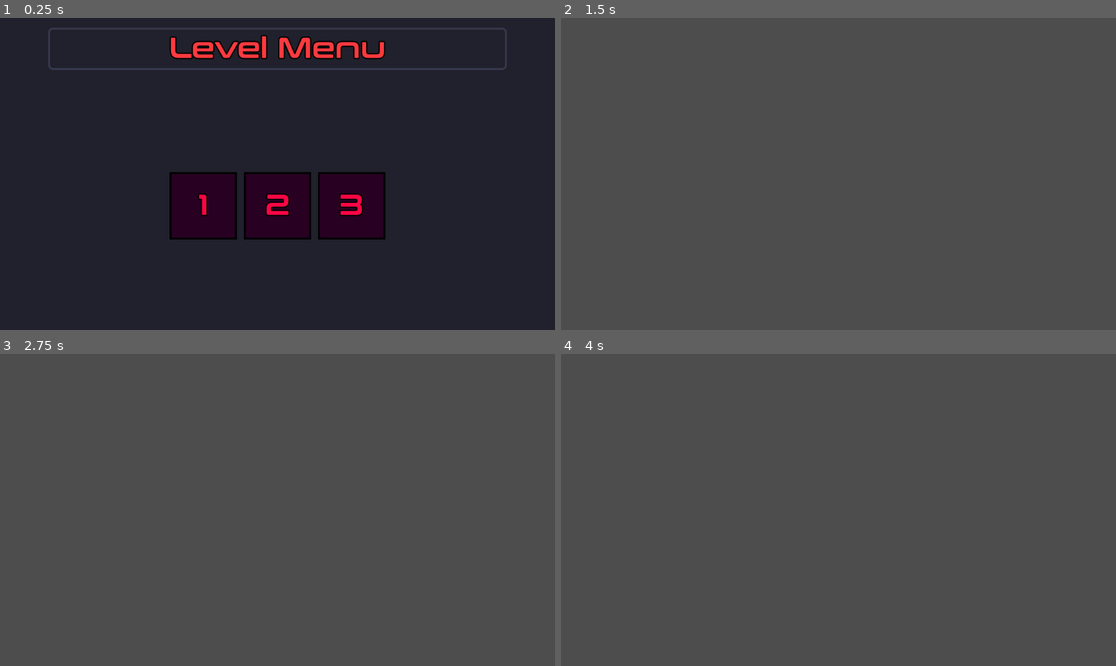
Above: before the commit, frames 1-4 (two rows, left to right).
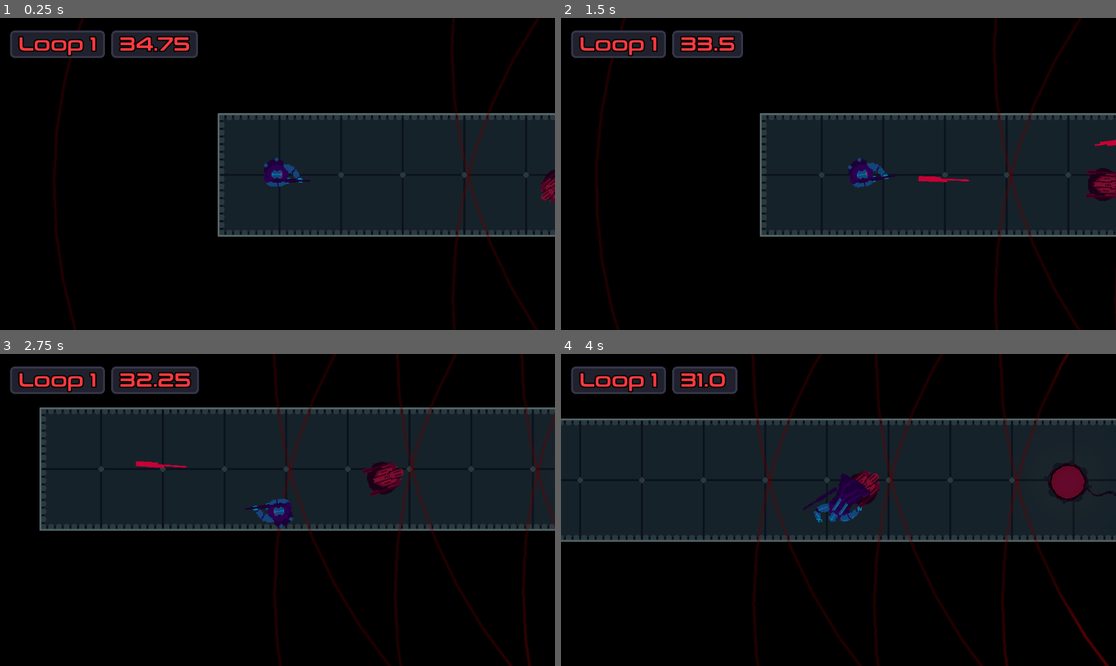
Above: after the commit, the same moments.

Repository: AthertonRoamer/GMTK25
Game: Godot game, scene res://framework/main/main.tscn
The game is run twice, just before and just after one commit, with the same random seed, the same clock (stepped at 60 frames per second) and the same inputs. The engine's default icon, where the game draws it, is replaced by a stand-in: a white triangle on a blue panel in a dark square.
Inputs (mouse positions are in pixels of both pictures, inside the frame that each line leads up to):
- Up to frame 1 (0.25 s): no input
- Up to frame 2 (1.5 s): click (766, 205) at 0.5 s, where only the run before the commit has a clickable "1"; move the mouse to (960, 158) at 1.27 s; press the mouse at (960, 158) at 1.28 s; hold D (walk_right) from 1.28 s (still down)
- Up to frame 3 (2.75 s): move the mouse to (166, 525) at 2.02 s; release D (walk_right) at 2.03 s; release the mouse at (166, 525) at 2.03 s; hold S (walk_down) from 2.03 s (still down); tap Space (resume_game) at 2.1 s
- Up to frame 4 (4 s): move the mouse to (894, 441) at 2.77 s; release S (walk_down) at 2.78 s; hold D (walk_right) from 2.78 s (still down); tap W (significant_input) at 2.85 s; move the mouse to (810, 572) at 3.52 s; click (810, 572) at 3.6 s

The runs differ from the first frame. In frame 1, 81% of the frame differs, in the area x 0-100%, y 0-100%; in frame 2, 99%; in frame 3, 99%; in frame 4, 99%.
Error before the commit: Parse Error: Could not resolve class "CustomLevel". (res://levels/final_levels/level_1.gd:1)

Commit message:
finally the button and gate work the way I intended

Diff:
--- a/gmtk25/dummies/player_dummy.tscn
+++ b/gmtk25/dummies/player_dummy.tscn
@@ -43,7 +43,7 @@
 &"death": SubResource("Animation_3r2or")
 }
 
-[node name="player_dummy" type="StaticBody2D"]
+[node name="player_dummy" type="StaticBody2D" groups=["player"]]
 collision_layer = 2
 script = ExtResource("1_3r2or")
 
--- a/gmtk25/framework/game/game.tscn
+++ b/gmtk25/framework/game/game.tscn
@@ -1,12 +1,9 @@
-
-[gd_scene load_steps=11 format=3 uid="uid://baaluob8u3ca0"]
-
+[gd_scene load_steps=12 format=3 uid="uid://baaluob8u3ca0"]
 
 [ext_resource type="Script" uid="uid://28c51q8pnt3d" path="res://framework/game/game.gd" id="1_hica5"]
 [ext_resource type="PackedScene" uid="uid://cw01qeyxavh32" path="res://framework/game/level_system/level_menu/level_menu.tscn" id="2_2ckys"]
 [ext_resource type="Script" uid="uid://d3p0l0b5841ro" path="res://framework/game/game_level_manager.gd" id="2_erbt7"]
 [ext_resource type="Script" uid="uid://tidjdpqv0mrg" path="res://framework/game/level_system/level/level_data.gd" id="3_edldn"]
-
 [ext_resource type="Theme" uid="uid://ctdduf6tq2qx6" path="res://assets/BOETHIUS_THEME.tres" id="3_flr8x"]
 [ext_resource type="PackedScene" uid="uid://bo7ahqq7i826s" path="res://levels/final_levels/level_1.tscn" id="5_1qalo"]
 [ext_resource type="PackedScene" uid="uid://bhevx710242st" path="res://levels/final_levels/level_3.tscn" id="5_10ul7"]
@@ -27,10 +24,6 @@
 metadata/_custom_type_script = "uid://tidjdpqv0mrg"
 
 [sub_resource type="Resource" id="Resource_y8b25"]
-
-
-
-
 script = ExtResource("3_edldn")
 level_scene = ExtResource("5_1qalo")
 included_in_menu = true
@@ -39,7 +32,6 @@
 
 [node name="Game" type="Node"]
 script = ExtResource("1_hica5")
-level_menu_enabled = true
 
 [node name="LevelMenu" parent="." instance=ExtResource("2_2ckys")]
 theme = ExtResource("3_flr8x")
@@ -47,5 +39,4 @@
 [node name="LevelManager" type="Node" parent="."]
 script = ExtResource("2_erbt7")
 open_level_on_load = false
-
 level_list = Array[ExtResource("3_edldn")]([SubResource("Resource_flr8x"), SubResource("Resource_1qalo"), SubResource("Resource_y8b25")])
--- a/gmtk25/levels/custom_level.gd
+++ b/gmtk25/levels/custom_level.gd
@@ -10,7 +10,7 @@
 
 
 @export_group("Map")
-@export var map_scene : PackedScene = preload("res://levels/maps/test/test_map_1.tscn")
+@export var map_scene : PackedScene = preload("res://levels/final_levels/final_maps/map_1.tscn")
 
 @export_group("Other")
 @export var player_scene : PackedScene = preload("res://player/player.tscn")
--- a/gmtk25/levels/final_levels/final_maps/map_3.tscn
+++ b/gmtk25/levels/final_levels/final_maps/map_3.tscn
@@ -23,36 +23,30 @@
 environment = SubResource("Environment_tb4ed")
 
 [node name="ColorRect" type="ColorRect" parent="map"]
-
 offset_left = -6459.0
 offset_top = -5383.0
 offset_right = 7135.0
 offset_bottom = 4991.0
-
 color = Color(0, 0, 0, 1)
 
 [node name="TileMapLayer" parent="map" instance=ExtResource("2_siayu")]
 tile_map_data = PackedByteArray("AAARAAYAAAABAAAAAAARAAUAAAAAAAAAAAAQAAUAAAAAAAAAAAAPAAUAAAAAAAAAAAAOAAUAAAACAAAAAAAOAA …(912 unchanged characters)…
 
 [node name="SpawnPoint" type="Node2D" parent="map"]
-
-position = Vector2(333, 254)
+position = Vector2(318, 255)
 
 [node name="VictoryArea" parent="map" instance=ExtResource("3_30il3")]
-position = Vector2(1491, 261)
+position = Vector2(1479, 259)
 rotation = 1.5708
 scale = Vector2(1.5, 1.5)
-
 
 [node name="buttons" type="Node2D" parent="."]
 position = Vector2(-287, -1441)
 rotation = 1.51343
 
 [node name="button" parent="buttons" instance=ExtResource("3_mu6ma")]
-position = Vector2(1761.9, -1011.65)
+position = Vector2(1760.02, -1013.76)
 rotation = 0.253073
-activation_mode = "Toggle"
-target_scene = NodePath("../../gates/gate1")
 target_paths = Array[NodePath]([NodePath("../../lasers/Turret2"), NodePath("../../lasers/Turret3"), NodePath("../../las …(182 unchanged characters)…
 
 [node name="wires" type="Node2D" parent="."]
@@ -249,6 +243,7 @@
 position = Vector2(1417, 1278)
 rotation = 1.5708
 scale = Vector2(1.5, 1.5)
+closed_by_default = false
 
 [node name="lights" type="Node2D" parent="."]
 position = Vector2(-174, -921)
@@ -262,7 +257,6 @@
 [node name="light3" parent="lights" instance=ExtResource("6_my3lp")]
 position = Vector2(1511, 1359)
 
-
 [node name="light4" parent="lights" instance=ExtResource("6_my3lp")]
 position = Vector2(1511, 992)
 
@@ -289,7 +283,6 @@
 [node name="Turret8" parent="lasers" instance=ExtResource("11_siayu")]
 position = Vector2(1152, 129)
 
-
 [node name="WorldEnvironment" type="WorldEnvironment" parent="."]
 environment = SubResource("Environment_tb4ed")
 
--- a/gmtk25/levels/final_levels/level_3.tscn
+++ b/gmtk25/levels/final_levels/level_3.tscn
@@ -1,13 +1,9 @@
-
 [gd_scene load_steps=3 format=3 uid="uid://bhevx710242st"]
-
 
 [ext_resource type="Script" uid="uid://d4d7ias1c0sxg" path="res://levels/final_levels/level_1.gd" id="1_4ovou"]
 [ext_resource type="PackedScene" uid="uid://dnjbypsjvq13u" path="res://levels/final_levels/final_maps/map_3.tscn" id="2_4ovou"]
 
 [node name="TestLevel1" type="Node2D"]
 script = ExtResource("1_4ovou")
-
 loop_time = 35.0
-
 map_scene = ExtResource("2_4ovou")
--- a/gmtk25/levels/maps/test/test_map_1.tscn
+++ b/gmtk25/levels/maps/test/test_map_1.tscn
@@ -199,16 +199,6 @@
 
 [node name="lasers" type="Node2D" parent="."]
 
-
-[node name="LaserEmitter" parent="lasers" instance=ExtResource("6_d0ccg")]
-position = Vector2(22, 233)
-rotation = -0.0290194
-
-[node name="LaserEmitter2" parent="lasers" instance=ExtResource("6_d0ccg")]
-position = Vector2(8, 424)
-rotation = -0.0290194
-
-
 [node name="WorldEnvironment" type="WorldEnvironment" parent="."]
 environment = SubResource("Environment_g0t7c")
 
--- a/gmtk25/loop_system/saved_player_handler.gd
+++ b/gmtk25/loop_system/saved_player_handler.gd
@@ -36,11 +36,14 @@
 	if is_instance_valid(Main.level.loop_manager.current_player):
 		data.once_current_player_input_record = Main.level.loop_manager.current_player.input_record
 	elif Main.level.loop_manager.has_input_record_from_loop(data.loop_when_saved):
-		data.once_current_player_input_record = Main.level.loop_system.get_input_record_from_loop(data.loop_when_saved)
+		data.once_current_player_input_record = Main.level.loop_manager.get_input_record_from_loop(data.loop_when_saved)
 	else:
 		push_warning("Saved player handler unable to aquire once current player input_record")
 	data.once_current_player_input_record.incomplete = true
-	data.once_current_player = Main.level.loop_manager.current_player
+	if not is_instance_valid(Main.level.loop_manager.current_player) or Main.level.loop_manager.current_player.death_accomplished:
+		push_warning("Current player already dead at saving past player")
+	else:
+		data.once_current_player = Main.level.loop_manager.current_player
 	data.frame_when_saved = input_record.death_frame + 1
 	input_record.death_frame = -1
 	data.loop_being_completed = input_record.loop_index
@@ -75,7 +78,6 @@
 	start_saved_player_run(resolved_saved_player_run_data)
 	get_tree().paused = false
 	resolved_saved_player_run_data = null
-	get_top_stack_data().saved_player.velocity = Vector2.ZERO
 
 
 func start_saved_player_run(data : SavedPlayerRunData) -> void:
@@ -85,8 +87,8 @@
 		data.once_current_player.prepare_to_run_as_once_current_player()
 	else:
 		push_warning("before saved player run once current player is already deleted")
-		abort_save()
-		return
+		#abort_save()
+		#return
 	if is_instance_valid(data.saved_player):
 		data.saved_player.prepare_to_run_as_saved_player()
 	else:
@@ -119,9 +121,7 @@
 		get_top_stack_data().new_saved_player_input_record = data.saved_player.input_record
 	#if its from loop 1, it needs to be at postion 0
 	var input_data_index : int = get_top_stack_data().new_saved_player_input_record.loop_index - 1
-	print("Before remove: ", Main.level.loop_manager.player_input_records)
 	Main.level.loop_manager.player_input_records.remove_at(input_data_index)
-	print("After remove: ", Main.level.loop_manager.player_input_records)
 	Main.level.loop_manager.player_input_records.insert(input_data_index, saved_player_run_data_stack.back().new_saved_player_input_record)
 	#restore saved player as non current past self maye unnecessary
 	#restore once current as current maybe unneseccary
--- a/gmtk25/placeables/button.gd
+++ b/gmtk25/placeables/button.gd
@@ -6,48 +6,68 @@
 @export var target_paths : Array[NodePath]
 
 @onready var animation_player: AnimationPlayer = $AnimationPlayer
-var _is_active: bool = false
+var active: bool = false
 
 var player_on_button = false
 
 func _on_body_entered(body: Node):
-	print("entered")
 	if not body.is_in_group("player"): return
-	if activation_mode == "Toggle":
-		_is_active = !_is_active
-		activate()
-	elif activation_mode == "Hold":
-		_is_active = true
-		activate()
-	player_on_button = true
+	if get_overlapping_players().size() == 1:
+		if activation_mode == "Toggle":
+			active = !active
+			activate()
+		elif activation_mode == "Hold":
+			active = true
+			activate()
+
 
 func _on_body_exited(body: Node):
 	if not body.is_in_group("player"): return
-	player_on_button = false
-	var bodies = get_overlapping_bodies()
-	for b in bodies:
-		if b.is_in_group("player"):
-			player_on_button = true
-			return
+	if not has_overlapping_players() and activation_mode == "Hold":
+		active = false
+		activate()
+		animation_player.play("RESET")
+
+
+
+func _physics_process(_delta: float) -> void:
 	if activation_mode == "Hold":
-		_is_active = false
-		activate()
-	animation_player.play("RESET")
+		if not has_overlapping_players() and active:
+			active = false
+			activate()
+
+
+func get_overlapping_players() -> Array:
+	return get_overlapping_bodies().filter(func(body): return body.is_in_group("player"))
+
+
+func has_overlapping_players() -> bool:
+	return not get_overlapping_players().is_empty()
+
 
 func activate():
-	if !player_on_button:
-		animation_player.play("glow")
+	#print("button activating: ", active)
+	if activation_mode == "HOLD":
+		if has_overlapping_players():
+			animation_player.play("glow")
+		else:
+			animation_player.play("RESET")
+	else: #toggle
+		if active:
+			animation_player.play("glow")
+		else:
+			animation_player.play("RESET")
 
-		var target = get_node_or_null(target_scene)
-		if target and target.has_method("activate"):
-			target.activate(_is_active)
+	var target = get_node_or_null(target_scene)
+	if target and target.has_method("activate"):
+		target.activate(active)
 
-		if target_scene2 != NodePath("") and has_node(target_scene2):
-			var target2 = get_node_or_null(target_scene2)
-			if target2 and target2.has_method("activate"):
-				target2.activate(_is_active)
+	if target_scene2 != NodePath("") and has_node(target_scene2):
+		var target2 = get_node_or_null(target_scene2)
+		if target2 and target2.has_method("activate"):
+			target2.activate(active)
 
-		for t in target_paths:
-			var target_node = get_node_or_null(t)
-			if target_node and target_node.has_method("activate"):
-				target_node.activate(_is_active)
+	for t in target_paths:
+		var target_node = get_node_or_null(t)
+		if target_node and target_node.has_method("activate"):
+			target_node.activate(active)
--- a/gmtk25/placeables/gate.gd
+++ b/gmtk25/placeables/gate.gd
@@ -5,24 +5,55 @@
 
 @onready var collision_shape: CollisionShape2D = $CollisionShape2D
 @onready var animation_player: AnimationPlayer = $AnimationPlayer
-@export var open : bool = false
+@export var closed_by_default : bool = true
+var is_open : bool = false
 
-#func _ready() -> void:
-	#if open:
-		#
+func _ready() -> void:
+	if not closed_by_default:
+		collision_shape.disabled = true
+		animation_player.play("open")
+		is_open = true
+	else:
+		collision_shape.disabled = false
+		animation_player.play("close")
+		is_open = false
+
 
 func activate(is_active: bool):
-	print("door activated")
+	#print("door activated")
 	if is_active:
 		activation_count += 1
 	else:
 		activation_count = max(activation_count - 1, 0) # Optional: reduce count when deactivated
 
-	if activation_count >= required_activations and not open:
-		collision_shape.set_deferred("disabled", true)
-		animation_player.play("open")
-		open = true
-	elif open:
-		collision_shape.set_deferred("disabled", false)
-		animation_player.play("close")
-		open = false
+	if activation_count >= required_activations:
+		set_door_to_default(false)
+	else:
+		set_door_to_default(true)
+
+
+func set_door_to_default(default : bool) -> void:
+	if closed_by_default:
+		if default:
+			close()
+		else:
+			open()
+	else:
+		if default:
+			open()
+		else:
+			close()
+
+
+func open() -> void:
+	#print("open")
+	collision_shape.set_deferred("disabled", false)
+	animation_player.play("open")
+	is_open = true
+
+
+func close() -> void:
+	#print("close")
+	collision_shape.set_deferred("disabled", false)
+	animation_player.play("close")
+	is_open = false
--- a/gmtk25/placeables/victory_area/victory_area.tscn
+++ b/gmtk25/placeables/victory_area/victory_area.tscn
@@ -12,10 +12,9 @@
 script = ExtResource("1_w3k8p")
 
 [node name="Polygon2D" type="Polygon2D" parent="."]
-visible = false
 z_index = 1
 color = Color(0, 0, 0, 1)
-polygon = PackedVector2Array(-69, -54, 66, -52, 65, 84, -69, 83)
+polygon = PackedVector2Array(-69, -54, 66, -54, 65, 82, -69, 82)
 
 [node name="CollisionShape2D" type="CollisionShape2D" parent="."]
 position = Vector2(-0.5, -4)
--- a/gmtk25/player/player.gd
+++ b/gmtk25/player/player.gd
@@ -10,7 +10,7 @@
 var awaiting_saved_run_completion : bool = false
 var running_as_saved_player : bool = false
 
-
+@export var immortal : bool = false
 #region physics variables
 @export_group("Walk")
 @export var walk_max_speed : float = 250
@@ -29,6 +29,7 @@
 var dummy_body_scene : PackedScene = preload("res://dummies/player_dummy.tscn")
 
 var dying : bool = false
+var death_accomplished : bool = false
 var should_die : = false
 
 
@@ -241,6 +242,10 @@
 
 
 func die() -> void:
+	if immortal:
+		return
+	if death_accomplished:
+		return
 	if current:
 		input_record.death_frame = Main.level.loop_manager.frame_index
 		input_record.seconds_remaining_at_death = Main.level.loop_manager.current_loop_time
@@ -250,8 +255,9 @@
 	dummy.rotation = rotation
 	Main.level.get_map().call_deferred("add_child", dummy)
 	died.emit(dummy)
-
-	queue_free()
+	active = false
+	death_accomplished = true
+	$QueueFreeTimer.start()
 
 func _exit_tree() -> void:
 	if current:
@@ -263,5 +269,11 @@
 
 
 func queue_die() -> void:
+	if immortal:
+		return
 	active = false
 	should_die = true
+
+
+func _on_queue_free_timer_timeout() -> void:
+	queue_free()
--- a/gmtk25/player/player.tscn
+++ b/gmtk25/player/player.tscn
@@ -61,4 +61,9 @@
 unique_name_in_owner = true
 stream = ExtResource("6_g6k8r")
 
+[node name="QueueFreeTimer" type="Timer" parent="."]
+wait_time = 0.1
+one_shot = true
+
 [connection signal="timeout" from="StandardGun/CoolDownTimer" to="StandardGun" method="_on_cool_down_timer_timeout"]
+[connection signal="timeout" from="QueueFreeTimer" to="." method="_on_queue_free_timer_timeout"]
Not shown, changed: gmtk25/placeables/laser_emitter.tscn
